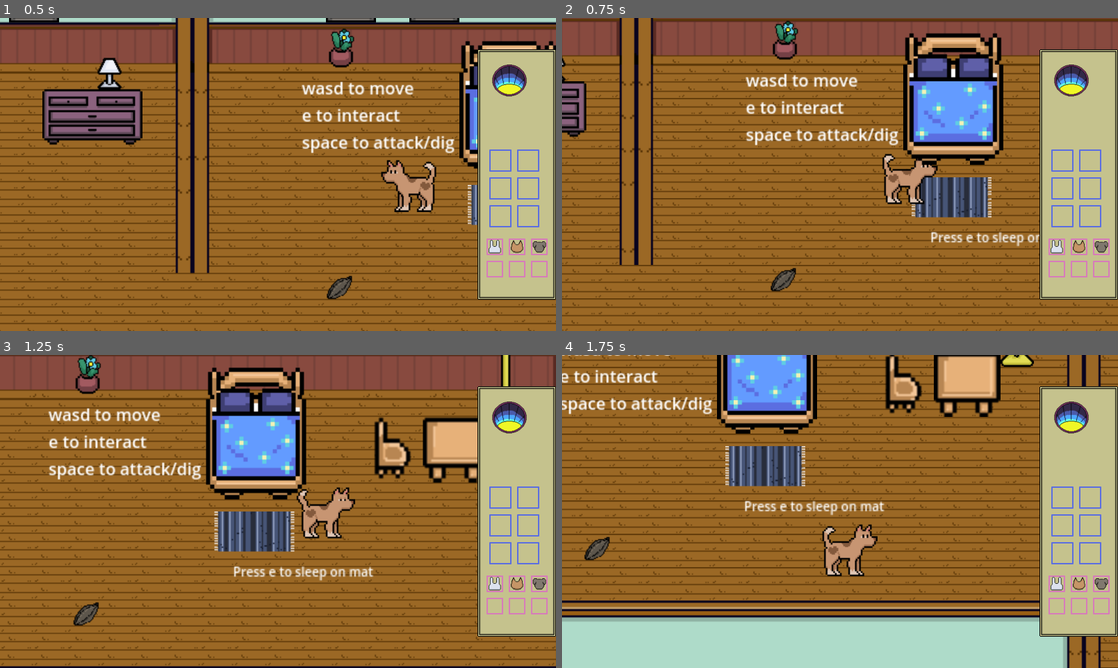
Above: before the commit, frames 1-4 (two rows, left to right).
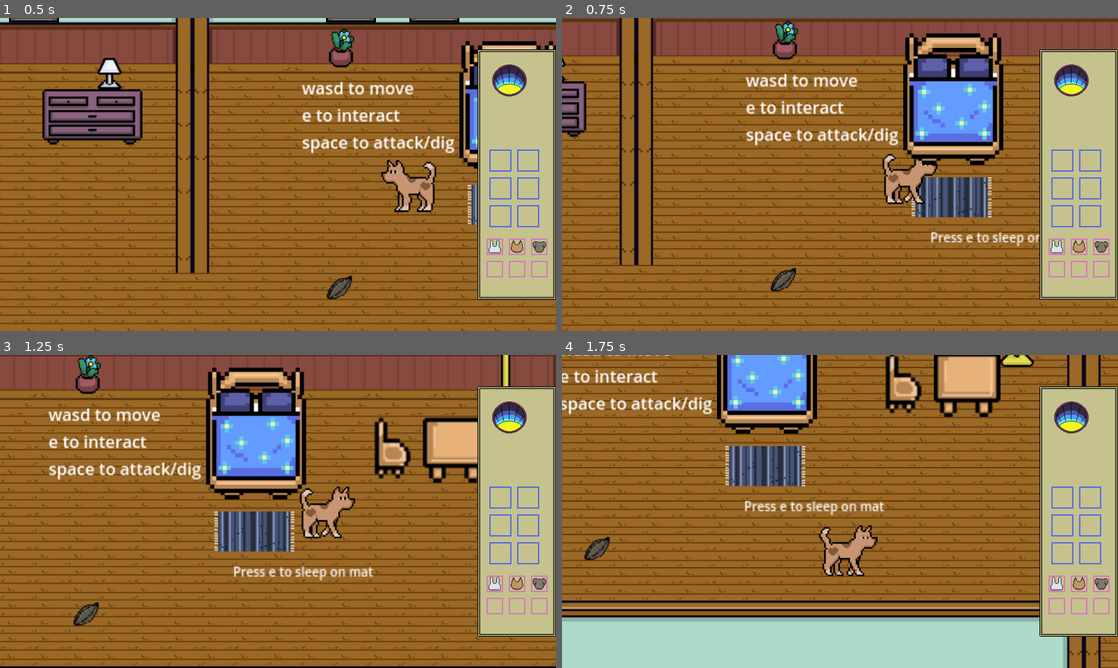
Above: after the commit, the same moments.

Repository: inkaonkala/AnimalRevolution
Game: Godot game, scene res://Scenes/Main.tscn
The game is run twice, just before and just after one commit, with the same random seed, the same clock (stepped at 60 frames per second) and the same inputs.
Inputs:
- Up to frame 1 (0.5 s): no input
- Up to frame 2 (0.75 s): tap E (interact) at 0.5 s; hold D (move_right) from 0.53 s (still down); tap Space (attack) at 0.6 s
- Up to frame 3 (1.25 s): keep holding D (move_right)
- Up to frame 4 (1.75 s): tap E (interact) at 1.25, 1.35 s; release D (move_right) at 1.28 s; hold S (move_down) from 1.28 s (still down)

Frame 1 is identical in both runs. In frame 2, 0.3% of the frame differs, in the area x 57-68%, y 43-60%; in frame 3, 0.4%, in the area x 53-64%, y 42-59%; in frame 4, 0.4%.

Commit message:
player animations plus

Diff:
--- a/Scripts/Player.gd
+++ b/Scripts/Player.gd
@@ -14,7 +14,7 @@
 
 func _ready() -> void:
 	add_to_group("player")
-	animated_sprite.play()
+	animated_sprite.play("idle")
 	attack_area.body_entered.connect(attackarea_entered)
 	attack_area.body_exited.connect(attackarea_exited)
 
@@ -36,9 +36,13 @@
 
 	#SOUND
 	if input_direction != Vector2.ZERO:
+		if animated_sprite.animation != "walk":
+			animated_sprite.play("walk")
 		if not walk_sound.playing:
 			walk_sound.play()
 	else:
+		if animated_sprite.animation != "idle":
+			animated_sprite.play("idle")
 		walk_sound.stop()
 
 	#TURN
